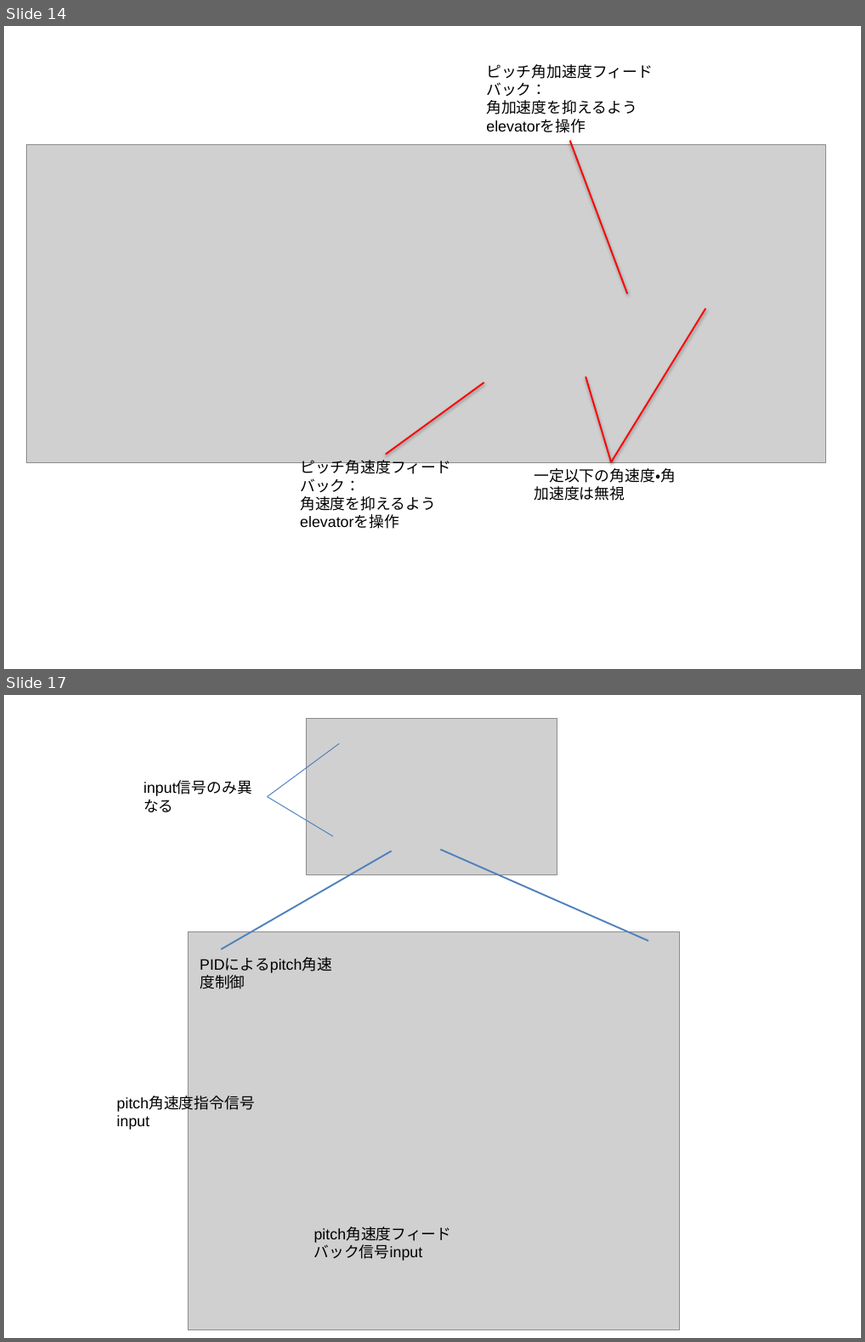
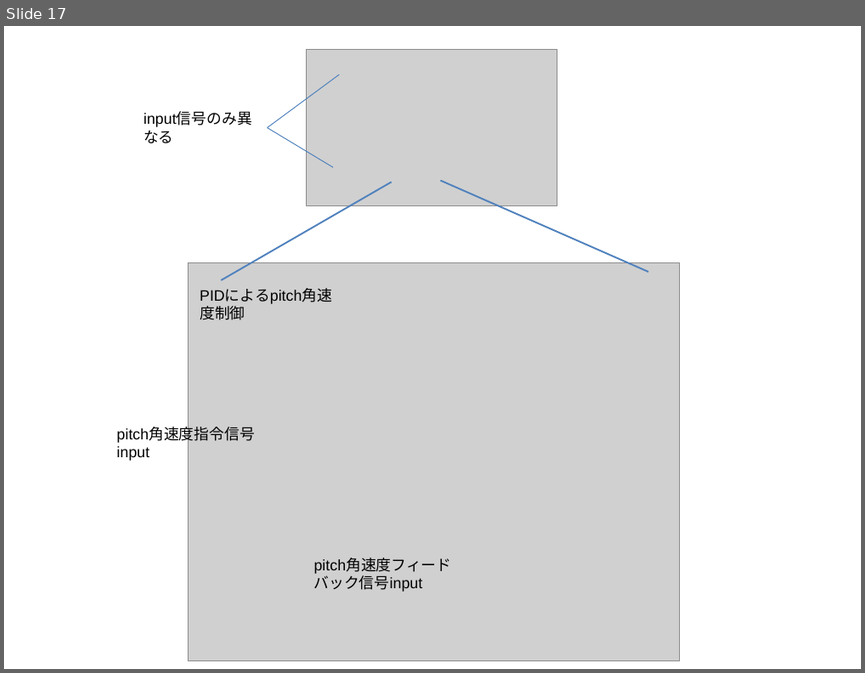
Before and after one commit to zeta-plusplus/SystemModels, a slide deck: figs/makeFig.pptx. Shown one above the other, each under a label of ours: slides 14 and 17 before the commit, slide 17 after it; the slides between them are not shown. The pictures are 865x1342 and 865x673 pixels, drawn with LibreOffice and Linux fonts; fonts in the diff are those of the drawing; grey boxes stand for pictures. Boxes give left, top, right and bottom in pixels: in the first picture for what was removed or moved away, otherwise in the second. Text is boxed around its words. In the diff, an @@ line names an element or a change of style, - is before the commit and + after.

```diff
--- a/figs/makeFig.pptx
+++ b/figs/makeFig.pptx
@@ slide 14 removed at <box>4,26,861,669</box>, background #FFFFFF @@
@@ text removed at <box>486,64,653,133</box> @@
-ピッチ角加速度フィードバック：
-角加速度を抑えるようelevatorを操作
@@ picture removed at <box>27,144,826,462</box> @@
@@ line removed from (628, 294) to (570, 140) @@
@@ line removed from (611, 462) to (706, 308) @@
@@ line removed from (484, 382) to (386, 454) @@
@@ line removed from (611, 462) to (585, 377) @@
@@ text removed at <box>300,457,451,528</box> @@
-ピッチ角速度フィードバック：
-角速度を抑えるようelevatorを操作
@@ text removed at <box>534,468,676,500</box> @@
-一定以下の角速度・角加速度は無視
```
Also in this commit, not shown: 5 slides changed, 4 slides added, 3 other slides removed, 5 other files.
